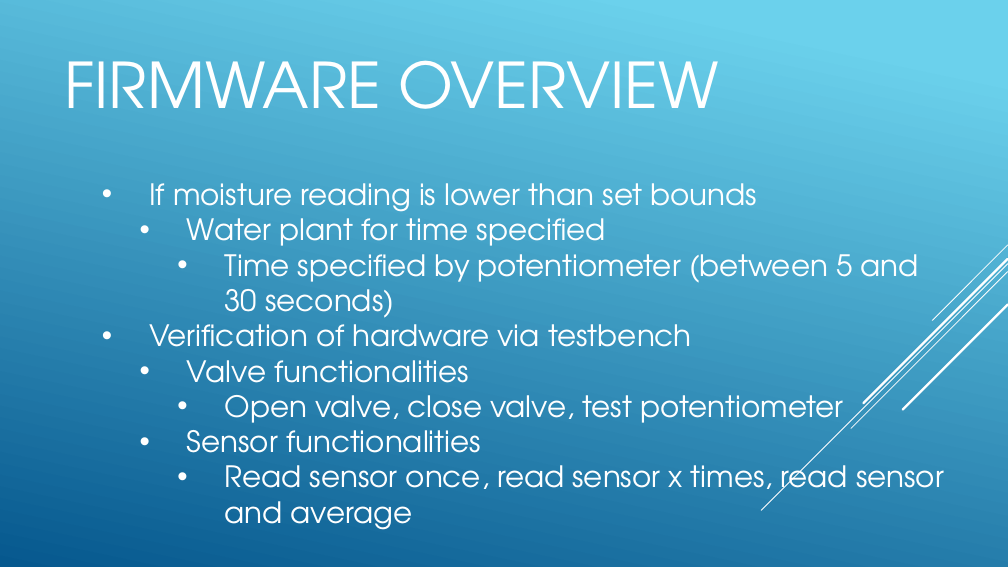
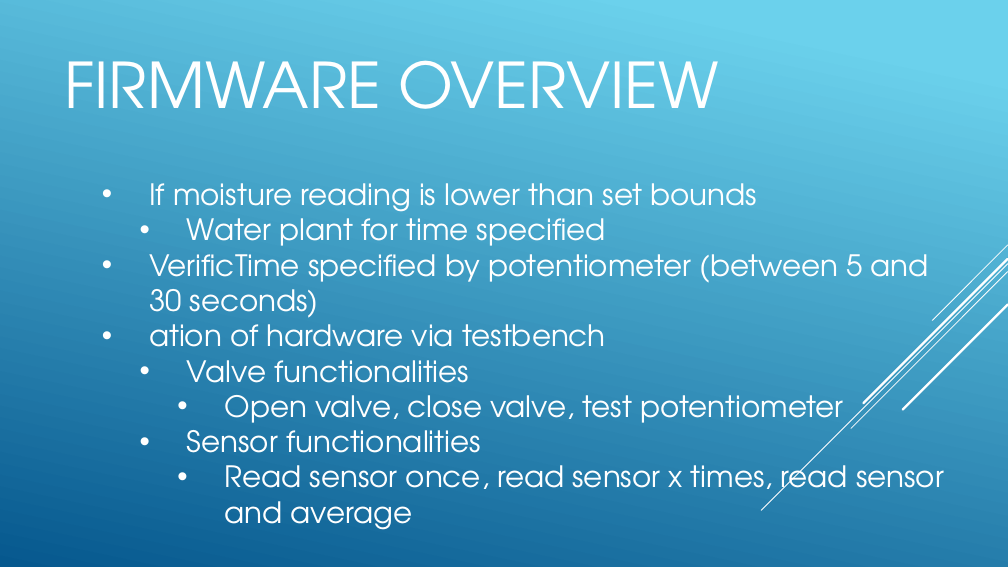
Before and after one commit to jp32/ece411-pdx, a slide deck: slide 9 of documents/presentation.pptx. Drawn at 1008x567 pixels with LibreOffice and Linux fonts; fonts in the diff are those of the drawing. Boxes give left, top, right and bottom in pixels: in the first picture for what was removed or moved away, otherwise in the second. Text is boxed around its words. In the diff, an @@ line names an element or a change of style, - is before the commit and + after.

```diff
--- a/documents/presentation.pptx
+++ b/documents/presentation.pptx
@@ text at [149, 245, 929, 347]: text changed @@
-      • Time specified by potentiometer (between 5 and 30 seconds)
-  • Verification of hardware via testbench
+  • VerificTime specified by potentiometer (between 5 and 30 seconds)
+  • ation of hardware via testbench
```
Also in this commit, not shown: 6 other slides changed, 2 other files.
